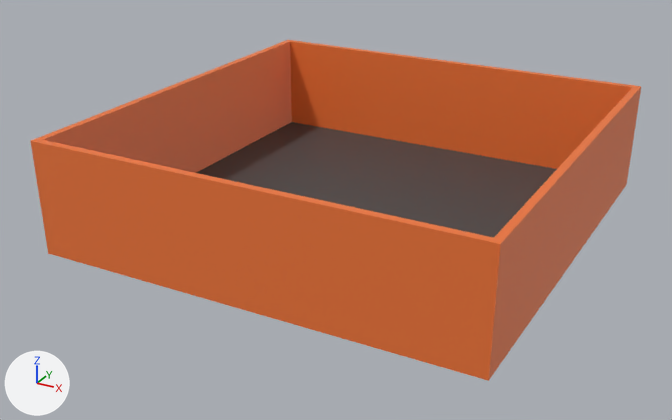
The Blender file content/core/models/dev/dev_map.blend: old version first, new version second.
Rendered twice from a camera (50 mm lens) standing at (37.5, -73.3, 36.1) and looking at (-1.3, -2.7, 0.8). Every picture has the same lights, and +X, +Y and +Z are marked at lower left.
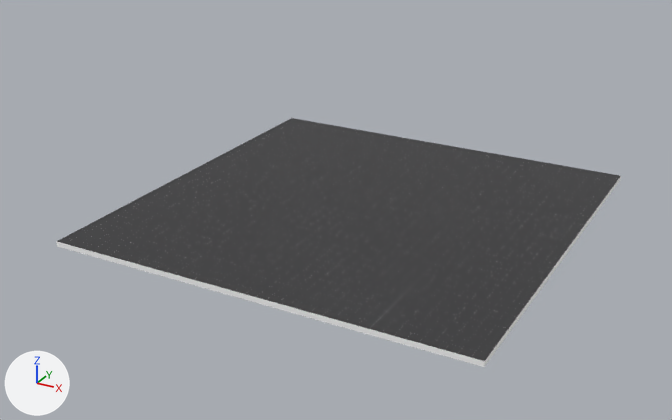
The newer file is also turned or shifted as a whole; pictures and numbers use the older file's frame.

Scene script edits in JSON lines:
```json
{"block": "me_plane", "where": "# used by ob_plane; location = (0.0, 0.0, 0.0)"}
{"block": "me_plane", "where": "# verts and faces of me_plane; kept vertices keep their numbers, new ones are numbered from 8"}
{"block": "me_plane", "where": "# before: 4 (-20.0, 20.0, 10.0), 5 (-20.0, -20.0, 10.0), 6 (20.0, -20.0, 10.0), 7 (20.0, 20.0, 10.0)"}
{"op": "remove", "block": "me_plane", "code": "me_plane.from_pydata(...)  # 8 vertices, 5 faces; spans x -20.0..20.0, y -20.0..20.0, z 0.0..10.0"}
{"op": "add", "block": "me_plane", "code": "me_plane.from_pydata(...)  # 8 vertices, 6 faces; spans x -20.0..20.0, y -20.0..20.0, z 0.0..0.5"}
{"block": "me_plane", "change": "me_plane part 1"}
{"op": "add", "block": "me_plane", "code": "for i in [*range(4, 8)]: verts[i] += (0.0, 0.0, -9.5)"}
{"op": "add", "block": "me_plane", "code": "faces += [(4, 5, 6, 7)]"}
{"op": "remove", "block": "me_plane", "code": "me_plane.materials.append(mat_dev_wall)  # orange #f17738"}
{"op": "remove", "block": "ob_plane", "code": "_m = ob_plane.modifiers.new('Solidify', 'SOLIDIFY')"}
{"op": "remove", "block": "ob_plane", "code": "_m.thickness = 1.0"}
{"op": "remove", "block": "ob_plane", "code": "_m.offset = 1.0"}
```

Boxes (x1, y1, x2, y2) around the edits, measured in the pictures (672 x 420 px):
```json
{"object": "Plane", "change": "reshaped, modifiers changed", "before": [31, 40, 641, 381], "after": [56, 118, 621, 367], "on screen": "7% narrower, 27% shorter"}
```
